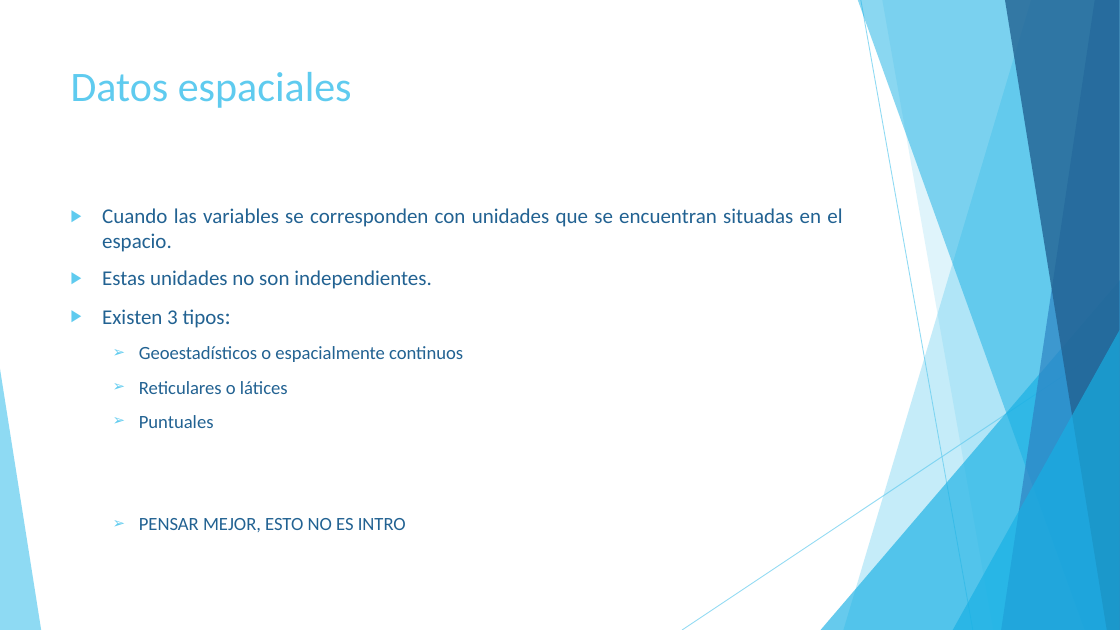
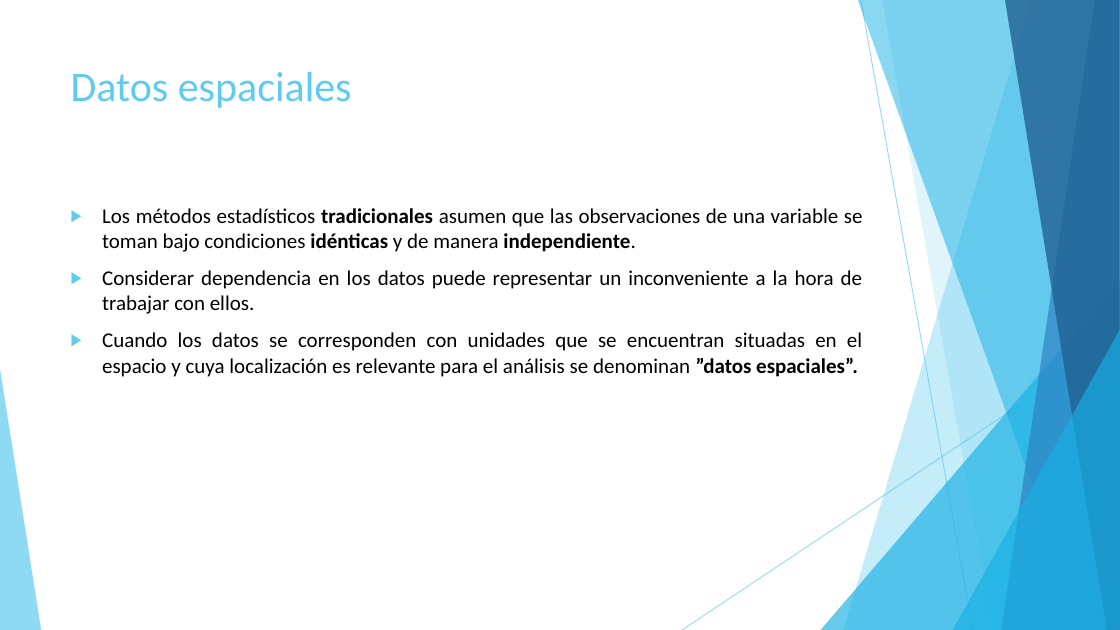
Before and after one commit to Seferra18/Tesina, a slide deck: slide 3 of ppt.pptx. Drawn at 1120x630 pixels with LibreOffice and Linux fonts; fonts in the diff are those of the drawing. Boxes give left, top, right and bottom in pixels: in the first picture for what was removed or moved away, otherwise in the second. Text is boxed around its words. In the diff, an @@ line names an element or a change of style, - is before the commit and + after.

Commit message:
Para compartir

```diff
--- a/ppt.pptx
+++ b/ppt.pptx
@@ text at (102,208,863,377): text changed; text colour #226292 to #000000 @@
-▶ Cuando las variables se corresponden con unidades que se encuentran situadas en el espacio.
-▶ Estas unidades no son independientes.
-▶ Existen 3 tipos:
-  ➢ Geoestadísticos o espacialmente continuos
-  ➢ Reticulares o látices
-  ➢ Puntuales
-  ➢ PENSAR MEJOR, ESTO NO ES INTRO
+▶ Los métodos estadísticos tradicionales asumen que las observaciones de una variable se toman bajo condiciones idénticas y de manera independiente.
+▶ Considerar dependencia en los datos puede representar un inconveniente a la hora de trabajar con ellos.
+▶ Cuando los datos se corresponden con unidades que se encuentran situadas en el espacio y cuya localización es relevante para el análisis se denominan ”datos espaciales”.
```
Also in this commit, not shown: 20 other slides changed, 8 slides added, 3 slides removed, 1 other file.
